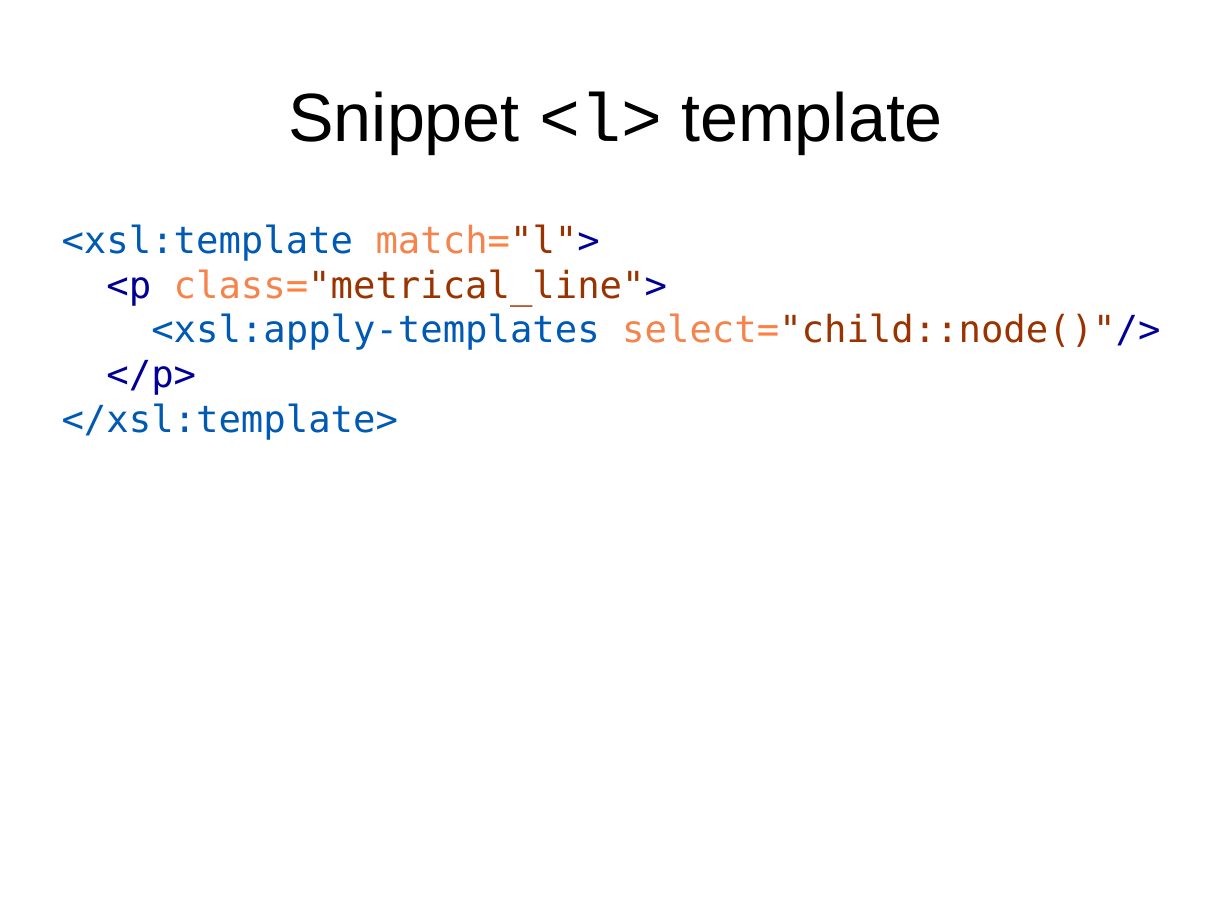
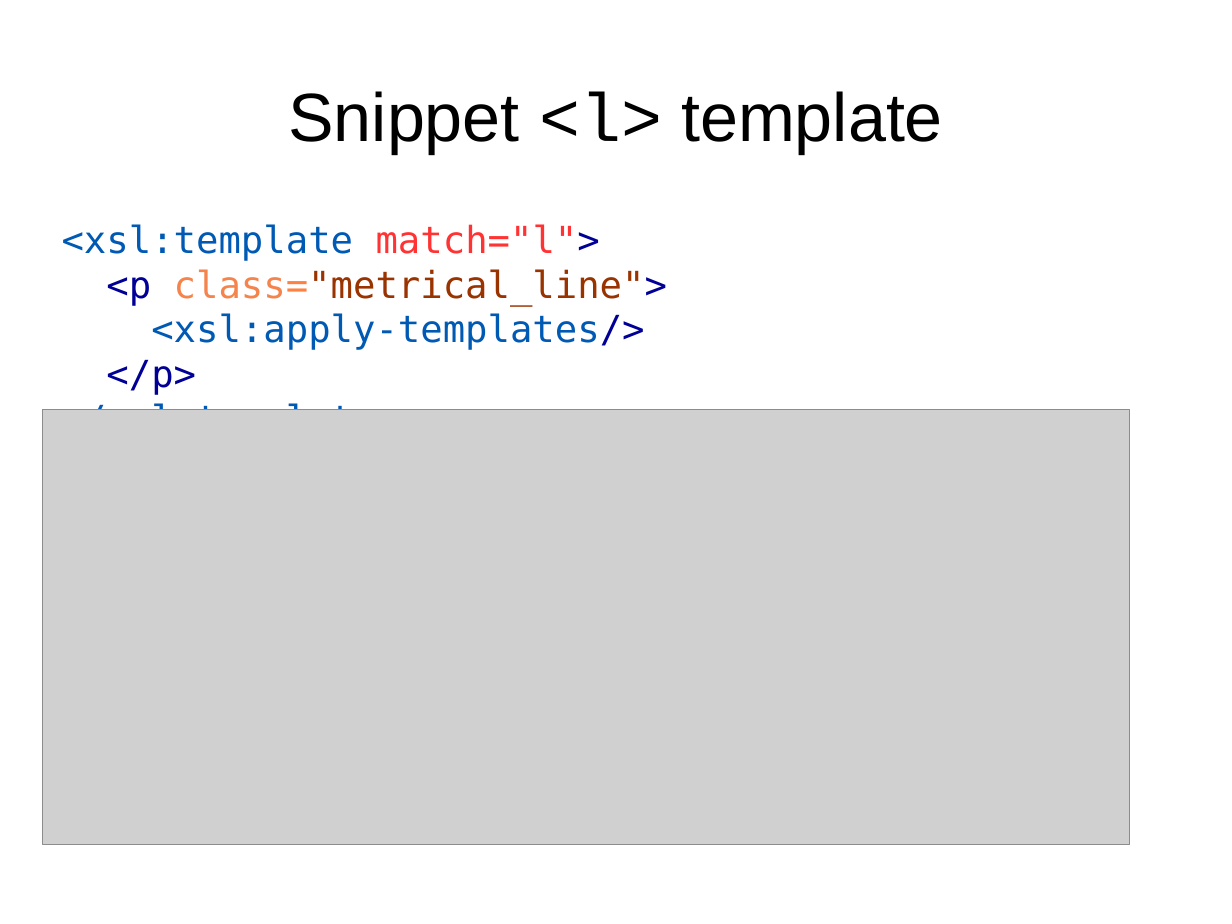
Before and after one commit to martindholmes/XSLT_workshops, a slide deck: slide 18 of intro/presentations/06_processing_model.odp (slide 23 before the commit). Drawn at 1232x924 pixels with LibreOffice and Linux fonts; fonts in the diff are those of the drawing; grey boxes stand for pictures. Boxes give left, top, right and bottom in pixels: in the first picture for what was removed or moved away, otherwise in the second. Text is boxed around its words. In the diff, an @@ line names an element or a change of style, - is before the commit and + after.

```diff
--- a/intro/presentations/06_processing_model.odp
+++ b/intro/presentations/06_processing_model.odp
@@ text at (62, 224, 667, 410): text changed @@
-<xsl:template match="l">
-<p class="metrical_line">
-<xsl:apply-templates select="child::node()"/>
-</p>
-</xsl:template>
+<xsl:template match="l">
+<p class="metrical_line">
+<xsl:apply-templates/>
+</p>
+</xsl:template>
@@ picture added at (42, 410, 1130, 845) @@
```
Also in this commit, not shown: 6 other slides changed, 3 slides added, 2 other files.
